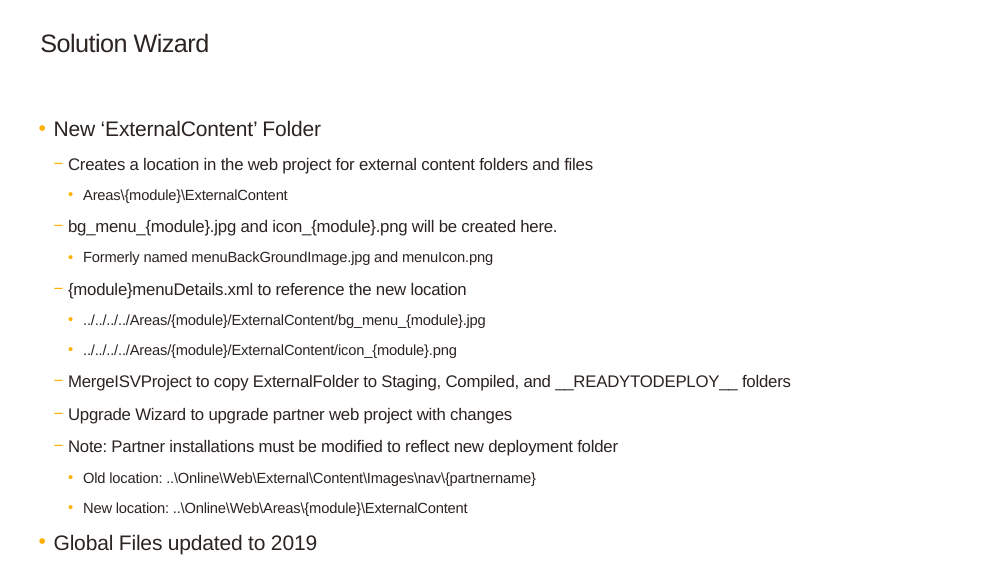
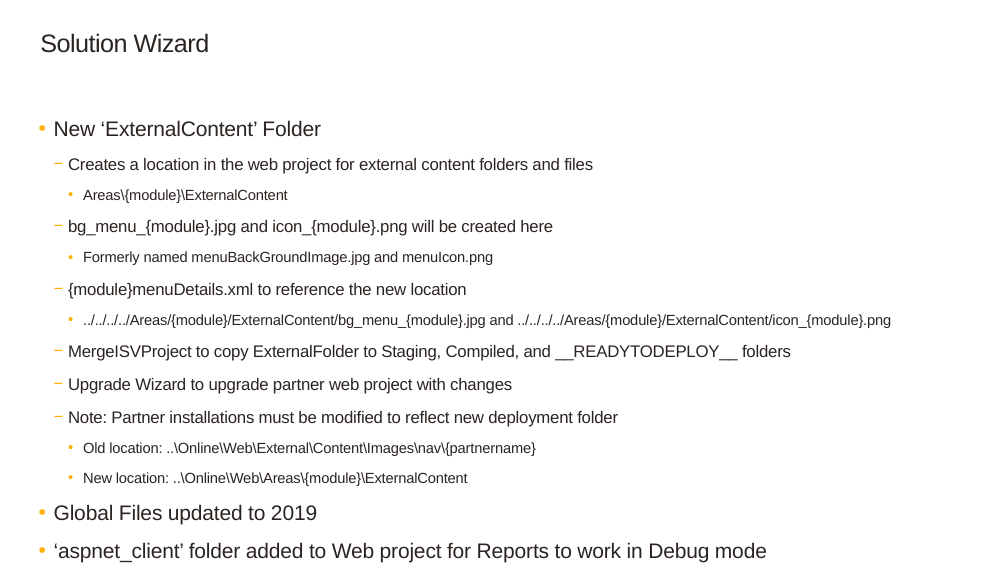
Before and after one commit to SageNADev/Sage300-SDK, a slide deck: slide 4 of docs/presentations/Sage300SDK_2019WebSDKOverview.pptx. Drawn at 1008x567 pixels with LibreOffice and Linux fonts; fonts in the diff are those of the drawing; background and template pictures are left out. Boxes give left, top, right and bottom in pixels: in the first picture for what was removed or moved away, otherwise in the second. Text is boxed around its words. In the diff, an @@ line names an element or a change of style, - is before the commit and + after.

Commit message:
Updated presentation

```diff
--- a/docs/presentations/Sage300SDK_2019WebSDKOverview.pptx
+++ b/docs/presentations/Sage300SDK_2019WebSDKOverview.pptx
@@ text at bbox=[68, 220, 553, 236]: text changed @@
-    − bg_menu_{module}.jpg and icon_{module}.png will be created here.
+    − bg_menu_{module}.jpg and icon_{module}.png will be created here
@@ text at bbox=[83, 314, 891, 328]: text changed @@
-      • ../../../../Areas/{module}/ExternalContent/bg_menu_{module}.jpg
-      • ../../../../Areas/{module}/ExternalContent/icon_{module}.png
+      • ../../../../Areas/{module}/ExternalContent/bg_menu_{module}.jpg and ../../../../Areas/{module}/ExternalContent/icon_{module}.png
@@ text at bbox=[54, 542, 767, 562]: paragraph added @@
+  • ‘aspnet_client’ folder added to Web project for Reports to work in Debug mode
```
Also in this commit, not shown: 1 other slide changed.
